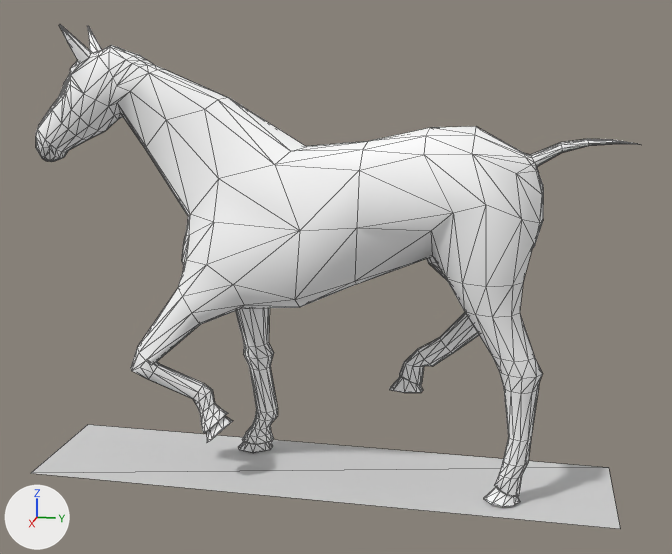
One commit to the OBJ model models/model/model.obj: the scene before it, then after it.
One viewpoint serves both versions: a 50 mm camera at (390.0, 85.0, 190.0) aimed at (0.0, 7.0, 93.0). Lighting does not change. The marker at lower left points along +X, +Y and +Z. Mesh edges are drawn as thin lines. Where no turn or scale is listed for an object, it has been applied to the vertices.

Names of what the first picture shows: 'model'.
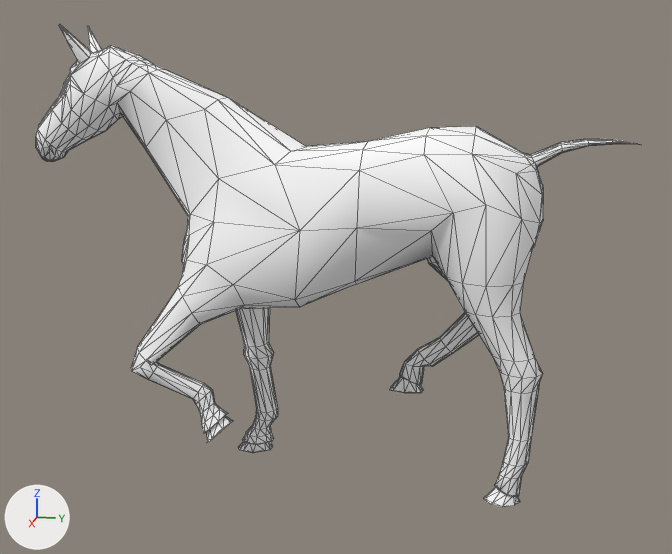
Boxes (x1, y1, x2, y2) around the edits, measured in the pictures (672 x 554 px):
'model', reshaped
    before: (31, 24, 637, 529)
    after: (36, 24, 637, 507)
part 1 of me_model, deleted
    before: (31, 425, 620, 529)

The edits, one by one:
me_model has 950 vertices, 1874 faces and spans x -29.0..29.0, y -131.0..131.0, z 0.0..200.0.
me_model is used by ob_model.
me_model no longer uses material mat_ground_1 (light grey #d4d4d4).
me_model part 1: the loose piece of 4 vertices spanning x -29.0..29.0, y -131.0..131.0, z 0.0 is deleted.
